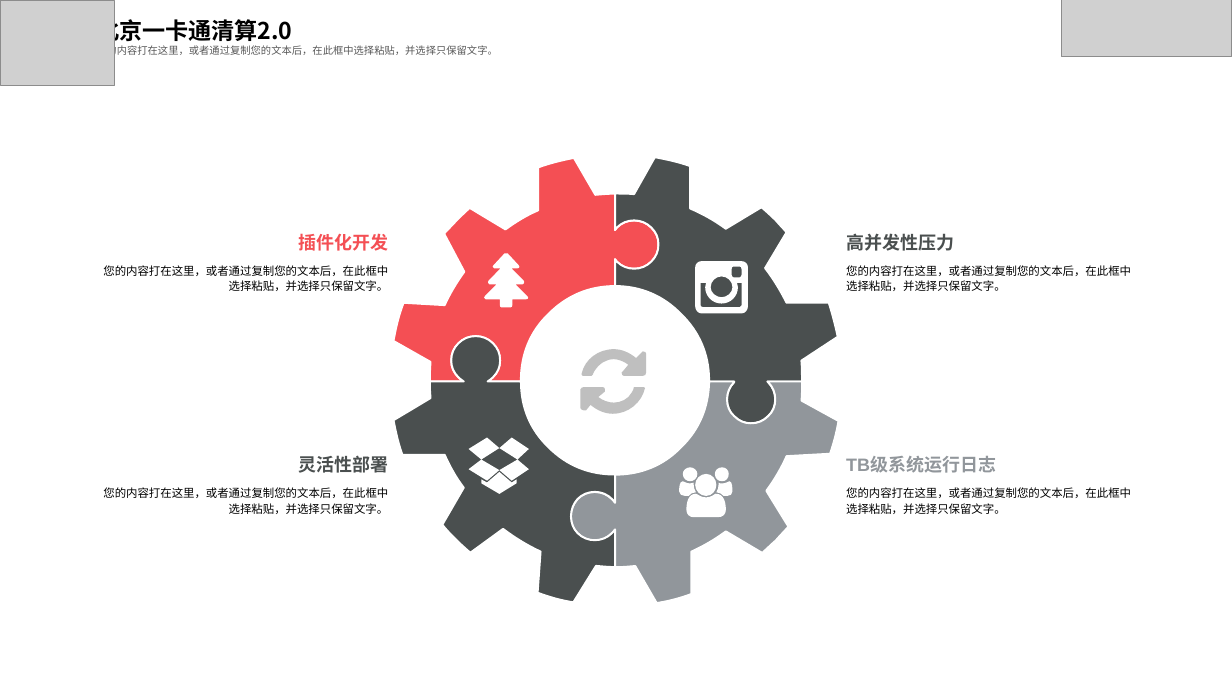
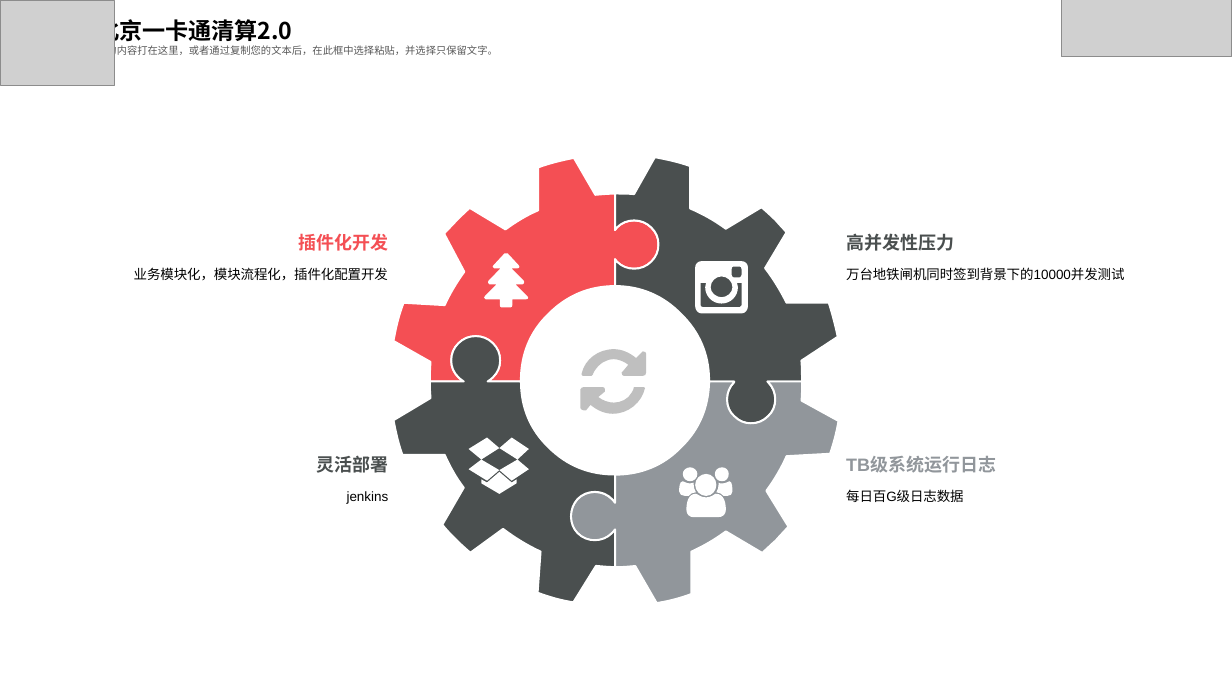
Before and after one commit to feiweihy/SpringCloud, a slide deck: slide 22 of documents/1-技术交流/中交金卡技术交流20190505.pptx. Drawn at 1232x693 pixels with LibreOffice and Linux fonts; fonts in the diff are those of the drawing; grey boxes stand for pictures. Boxes give left, top, right and bottom in pixels: in the first picture for what was removed or moved away, otherwise in the second. Text is boxed around its words. In the diff, an @@ line names an element or a change of style, - is before the commit and + after.

```diff
--- a/documents/1-技术交流/中交金卡技术交流20190505.pptx
+++ b/documents/1-技术交流/中交金卡技术交流20190505.pptx
@@ text at bbox=[134, 267, 388, 280]: text changed; size 8.9 to 10.5 pt @@
-您的内容打在这里，或者通过复制您的文本后，在此框中选择粘贴，并选择只保留文字。
+业务模块化，模块流程化，插件化配置开发
@@ text at bbox=[846, 267, 1124, 280]: text changed; size 8.9 to 10.5 pt @@
-您的内容打在这里，或者通过复制您的文本后，在此框中选择粘贴，并选择只保留文字。
+万台地铁闸机同时签到背景下的10000并发测试
@@ text at bbox=[316, 456, 388, 473]: text changed @@
-灵活性部署
+灵活部署
@@ text at bbox=[347, 491, 389, 504]: text changed; size 8.9 to 10.5 pt @@
-您的内容打在这里，或者通过复制您的文本后，在此框中选择粘贴，并选择只保留文字。
+jenkins
@@ text at bbox=[846, 489, 964, 502]: text changed; size 8.9 to 10.5 pt @@
-您的内容打在这里，或者通过复制您的文本后，在此框中选择粘贴，并选择只保留文字。
+每日百G级日志数据
```
Also in this commit, not shown: 5 other slides changed.
